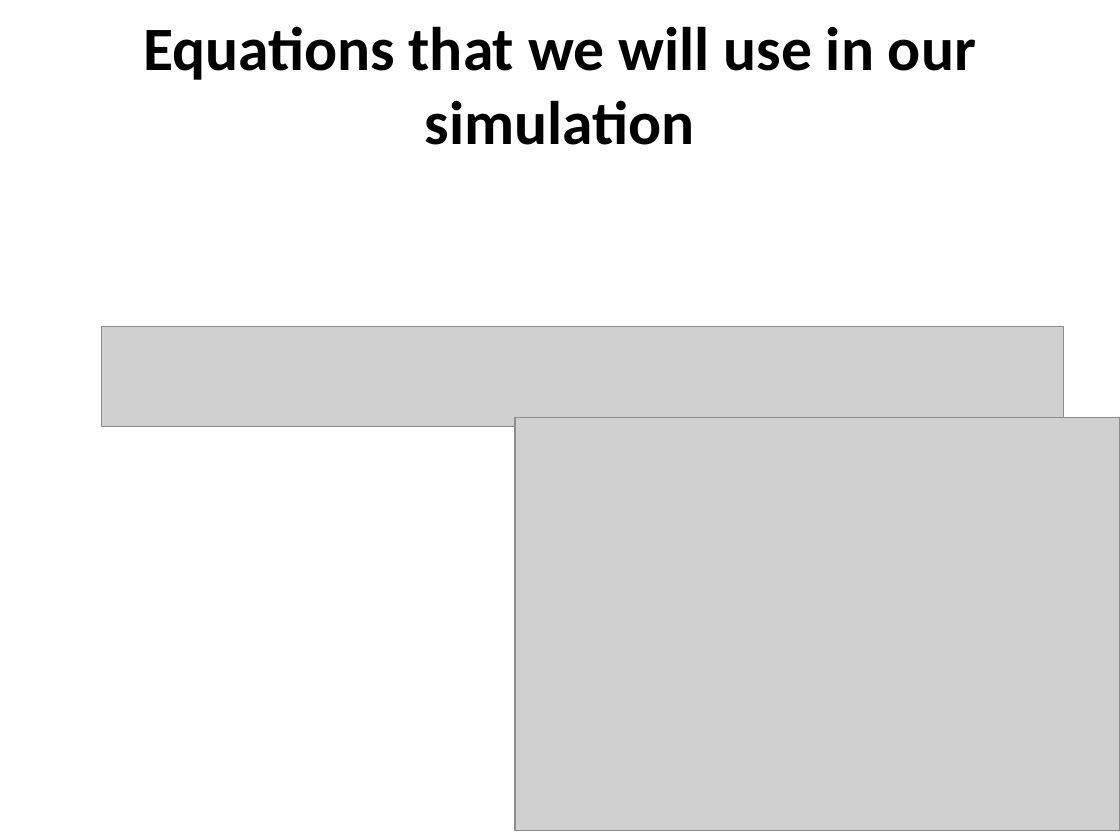
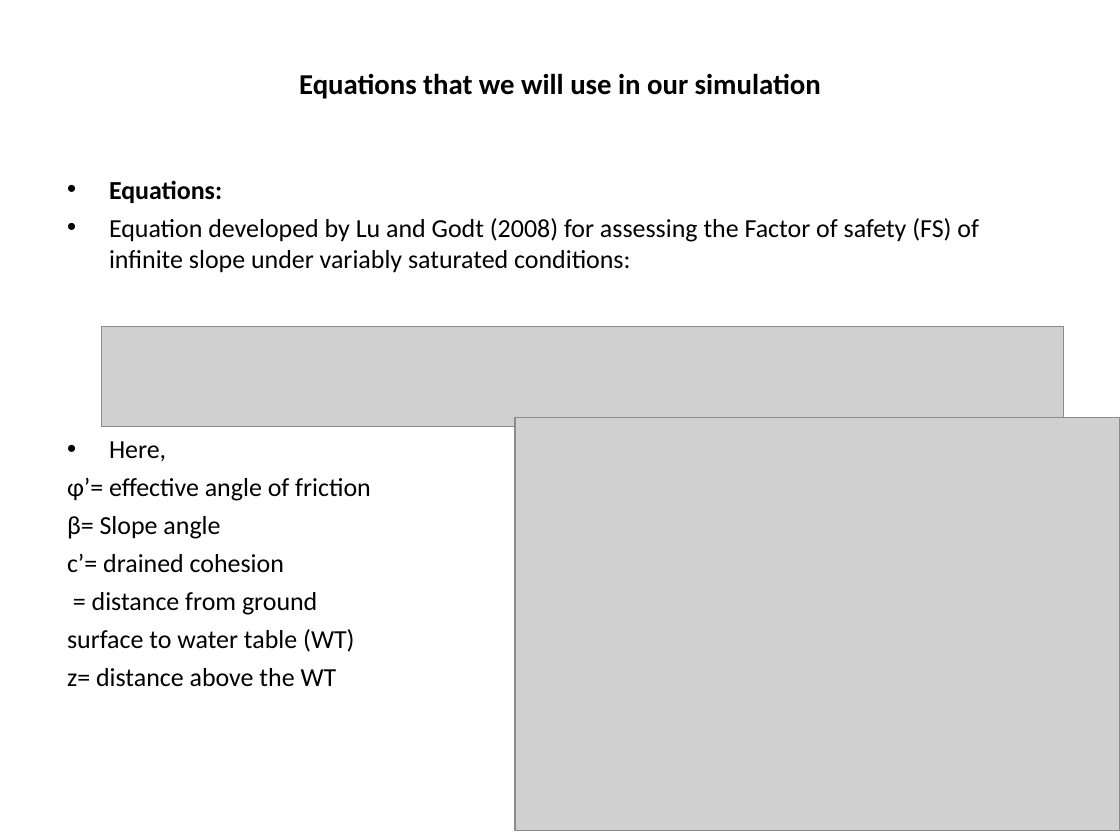
Before and after one commit to itstheholyginger/WSU-suction-based-LISA, a slide deck: slide 10 of LISA.pptx. Drawn at 1120x840 pixels with LibreOffice and Linux fonts; fonts in the diff are those of the drawing; grey boxes stand for pictures. Boxes give left, top, right and bottom in pixels: in the first picture for what was removed or moved away, otherwise in the second. Text is boxed around its words. In the diff, an @@ line names an element or a change of style, - is before the commit and + after.

```diff
--- a/LISA.pptx
+++ b/LISA.pptx
@@ text "Equations that we will use ..." at bbox=[299, 73, 821, 99]: size 39.6 to 18.5 pt @@
@@ text added at bbox=[67, 180, 979, 687], 16.7 pt, text #000000 @@
+• Equations:
+• Equation developed by Lu and Godt (2008) for assessing the Factor of safety (FS) of infinite slope under variably saturated conditions:
+• Here,
+φ’= effective angle of friction
+β= Slope angle
+c’= drained cohesion
+= distance from ground
+surface to water table (WT)
+z= distance above the WT
```
Also in this commit, not shown: 14 other slides changed, 21 other files.
